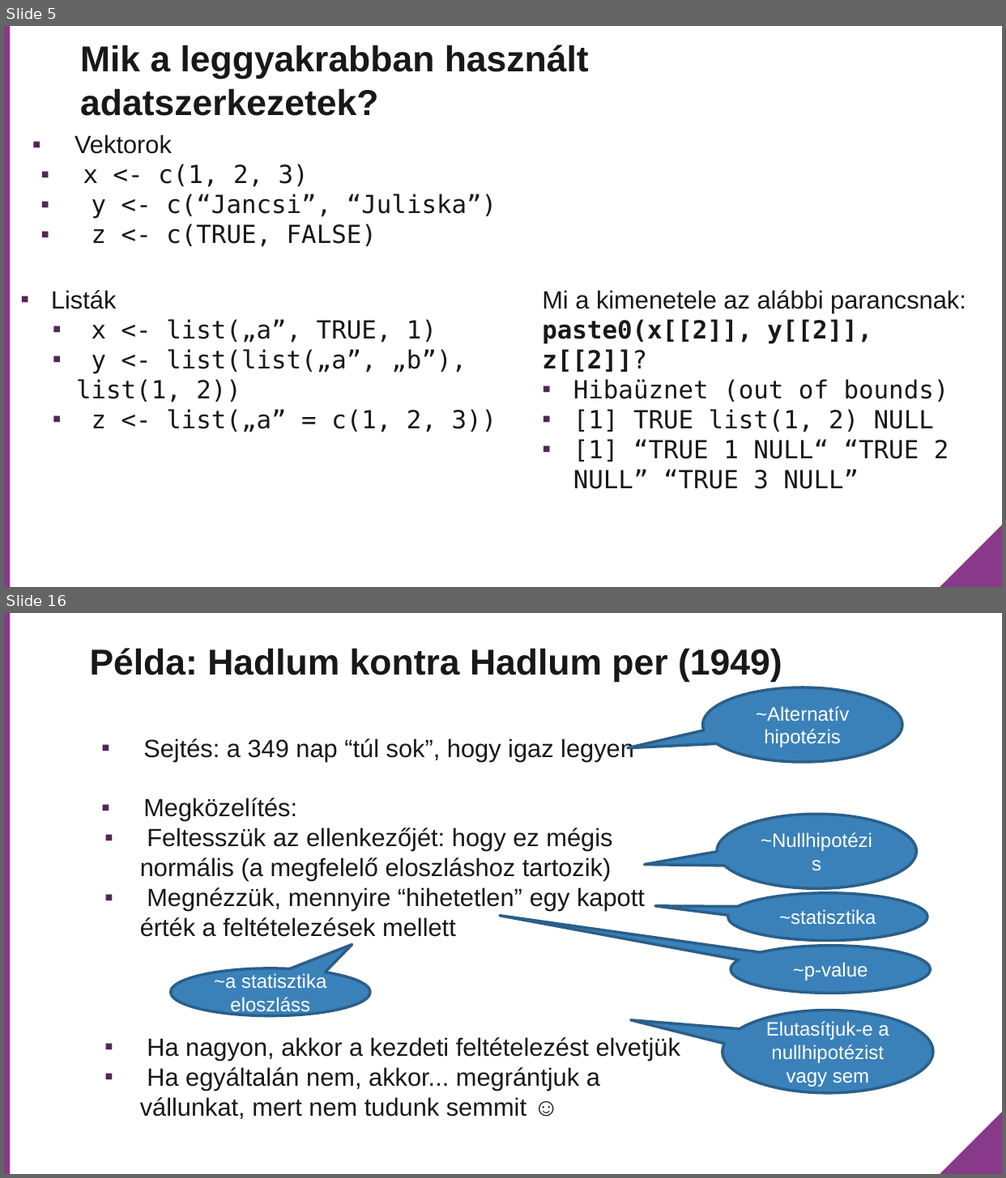
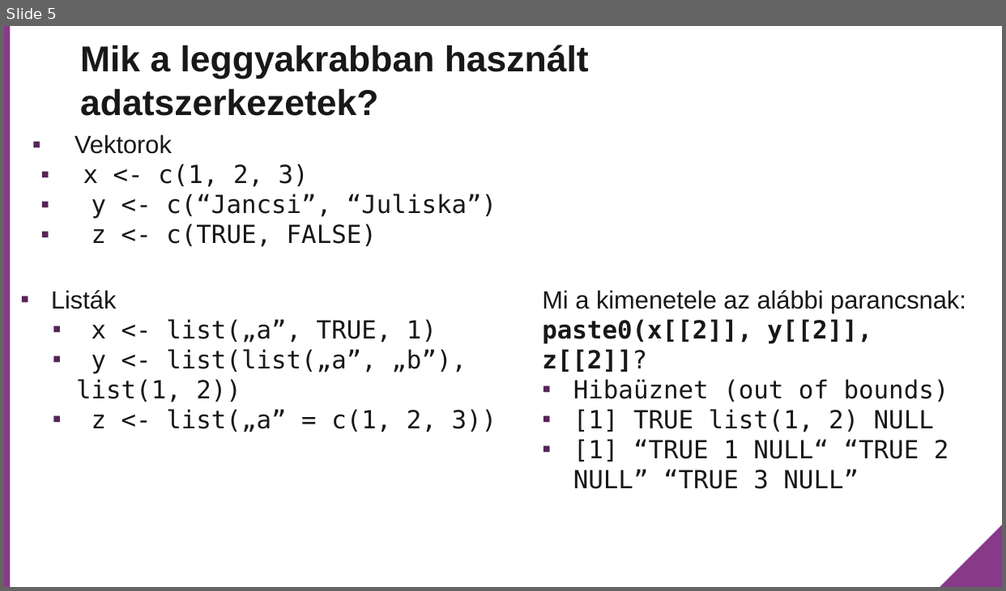
Before and after one commit to rladies/meetup-presentations_budapest, a slide deck: Meetup_2018_03_09/Data structures and loops/ppt/Adatszerkezetek.pptx. Shown one above the other, each under a label of ours: slides 5 and 16 before the commit, slide 5 after it; the slides between them are not shown. The pictures are 1006x1178 and 1006x591 pixels, drawn with LibreOffice and Linux fonts; fonts in the diff are those of the drawing; background and template pictures are left out. Boxes give left, top, right and bottom in pixels: in the first picture for what was removed or moved away, otherwise in the second. Text is boxed around its words. In the diff, an @@ line names an element or a change of style, - is before the commit and + after.

```diff
--- a/Meetup_2018_03_09/Data structures and loops/ppt/Adatszerkezetek.pptx
+++ b/Meetup_2018_03_09/Data structures and loops/ppt/Adatszerkezetek.pptx
@@ slide 16 removed at [4, 613, 1002, 1174], background #FFFFFF; not listed: 2 template elements that a slide beside it also shows @@
@@ title removed at [90, 648, 782, 682] @@
-Példa: Hadlum kontra Hadlum per (1949)
@@ speech bubble removed at [702, 688, 902, 763] @@
-~Alternatív hipotézis
@@ text removed at [140, 739, 680, 1119] @@
-▪ Sejtés: a 349 nap “túl sok”, hogy igaz legyen
-▪ Megközelítés:
-▪ Feltesszük az ellenkezőjét: hogy ez mégis normális (a megfelelő eloszláshoz tartozik)
-▪ Megnézzük, mennyire “hihetetlen” egy kapott érték a feltételezések mellett
-▪ Ha nagyon, akkor a kezdeti feltételezést elvetjük
-▪ Ha egyáltalán nem, akkor... megrántjuk a vállunkat, mert nem tudunk semmit ☺
@@ speech bubble removed at [717, 815, 916, 889] @@
-~Nullhipotézis
@@ speech bubble removed at [727, 893, 927, 941] @@
-~statisztika
@@ speech bubble removed at [731, 945, 930, 993] @@
-~p-value
@@ speech bubble removed at [171, 969, 370, 1016] @@
-~a statisztika eloszláss
@@ speech bubble removed at [722, 1010, 933, 1093] @@
-Elutasítjuk-e a nullhipotézist vagy sem
```
Also in this commit, not shown: 3 slides changed, 1 slide added, 12 other slides removed, 2 other files.
